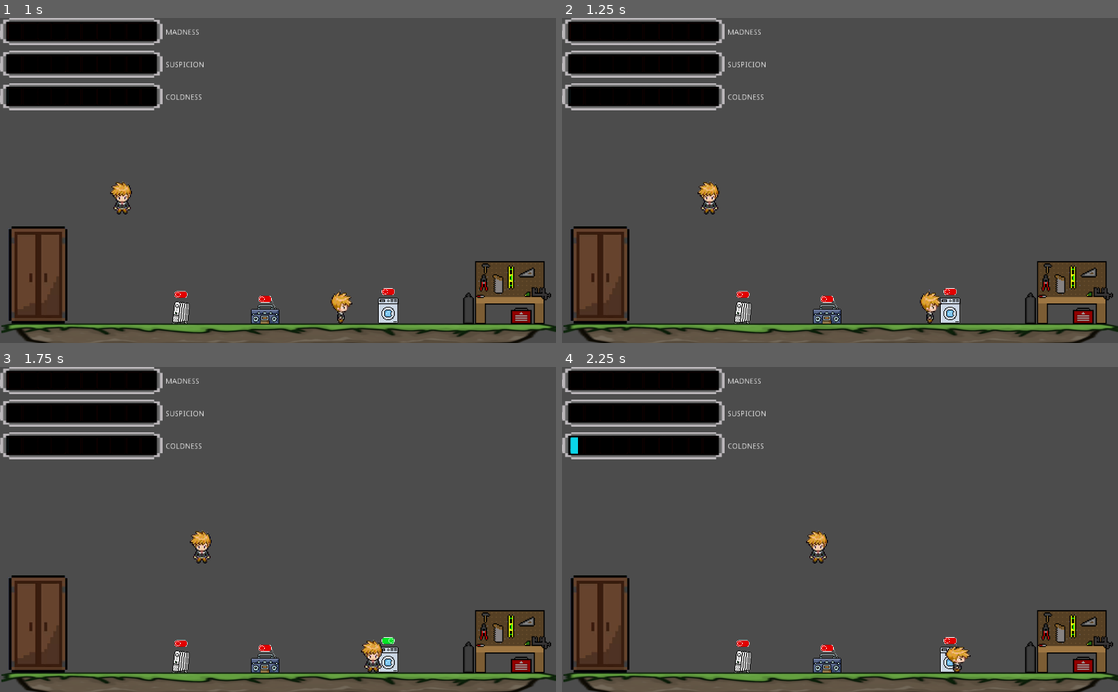
Above: before the commit, frames 1-4 (two rows, left to right).
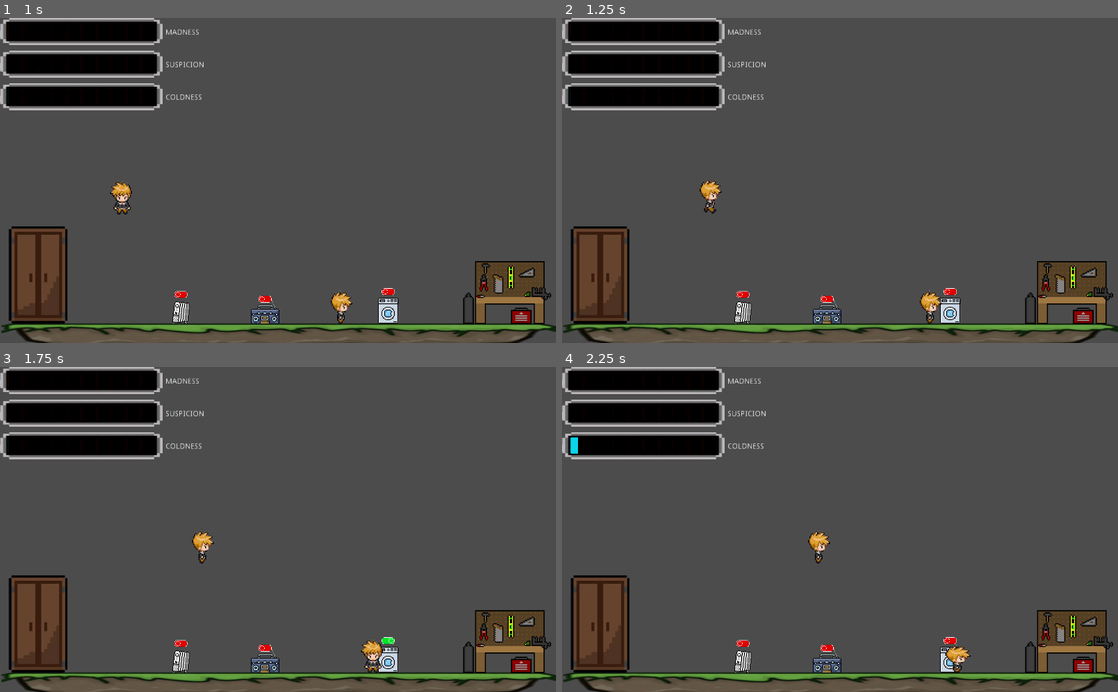
Above: after the commit, the same moments.

Repository: Gaspary23/Sombras_da_Familia
Game: Godot game, scene res://Game/Game.tscn
The game is run twice, just before and just after one commit, with the same random seed, the same clock (stepped at 60 frames per second) and the same inputs.
Inputs:
- Up to frame 1 (1 s): tap Enter at 0.5 s; hold Right (right) from 0.53 s (still down); tap E (interact) at 0.6 s
- Up to frame 2 (1.25 s): keep holding Right (right)
- Up to frame 3 (1.75 s): release Right (right) at 1.28 s; hold Down (down) from 1.28 s (still down); tap E (interact) at 1.35 s
- Up to frame 4 (2.25 s): release Down (down) at 2.03 s; hold Right (right) from 2.03 s (still down); tap E (interact) at 2.1 s

Frame 1 is identical in both runs. In frame 2, 0.2% of the frame differs, in the area x 24-29%, y 49-61%; in frame 3, 0.2%; in frame 4, 0.2%.

Commit message:
feat: NPC Animation

Diff:
--- a/NPC/NPC.gd
+++ b/NPC/NPC.gd
@@ -37,12 +37,10 @@
 				motion.x = 1
 			elif targetPos.x - position.x < 0:
 				motion.x = -1
-			else:
-				motion.x = 0
 
+			stop_close_to_target()
 			get_side_movement()
 			motion = move_and_slide(motion, Vector2.UP)
-			stop_close_to_target()
 
 		State.working: # Do work
 			yield(get_tree().create_timer(2), "timeout")
@@ -52,22 +50,23 @@
 
 
 func stop_close_to_target():
-	if((position.x < targetPos.x + 3 and position.x > targetPos.x - 3) and standBy == false):
-		currentState = State.working
-	if((position.x < targetPos.x + 3 and position.x > targetPos.x - 3) and standBy == true):
-		currentState = State.waiting
+	if(position.x < targetPos.x + 3 and position.x > targetPos.x - 3):
+		motion.x = 0
+		if (standBy):
+			currentState = State.waiting
+		else:
+			currentState = State.working
 
 
 func get_side_movement():
 	motion.x *= speed
-	# if motion.x > 0:
-	# 	sprite.play("right")
-	# elif motion.x < 0:
-	# 	sprite.play("left")
-	# else:
-	# 	sprite.stop()
-	# 	sprite.play("down")
-	# 	sprite.frame = 0
+	if motion.x > 0:
+		sprite.play("right")
+	elif motion.x < 0:
+		sprite.play("left")
+	else:
+		sprite.stop()
+		sprite.play("front")
 
 
 func set_objPos(pos: Vector2):
--- a/NPC/NPC.tscn
+++ b/NPC/NPC.tscn
@@ -8,27 +8,62 @@
 atlas = ExtResource( 2 )
 region = Rect2( 0, 0, 64, 64 )
 
-[sub_resource type="AtlasTexture" id=2]
+[sub_resource type="AtlasTexture" id=8]
 flags = 4
 atlas = ExtResource( 2 )
-region = Rect2( 64, 0, 64, 64 )
+region = Rect2( 0, 64, 64, 64 )
 
-[sub_resource type="AtlasTexture" id=3]
+[sub_resource type="AtlasTexture" id=9]
 flags = 4
 atlas = ExtResource( 2 )
-region = Rect2( 128, 0, 64, 64 )
+region = Rect2( 64, 64, 64, 64 )
 
-[sub_resource type="AtlasTexture" id=4]
+[sub_resource type="AtlasTexture" id=10]
 flags = 4
 atlas = ExtResource( 2 )
-region = Rect2( 192, 0, 64, 64 )
+region = Rect2( 128, 64, 64, 64 )
+
+[sub_resource type="AtlasTexture" id=11]
+flags = 4
+atlas = ExtResource( 2 )
+region = Rect2( 192, 64, 64, 64 )
+
+[sub_resource type="AtlasTexture" id=12]
+flags = 4
+atlas = ExtResource( 2 )
+region = Rect2( 0, 128, 64, 64 )
+
+[sub_resource type="AtlasTexture" id=13]
+flags = 4
+atlas = ExtResource( 2 )
+region = Rect2( 64, 128, 64, 64 )
+
+[sub_resource type="AtlasTexture" id=14]
+flags = 4
+atlas = ExtResource( 2 )
+region = Rect2( 128, 128, 64, 64 )
+
+[sub_resource type="AtlasTexture" id=15]
+flags = 4
+atlas = ExtResource( 2 )
+region = Rect2( 192, 128, 64, 64 )
 
 [sub_resource type="SpriteFrames" id=5]
 animations = [ {
-"frames": [ SubResource( 7 ), SubResource( 2 ), SubResource( 3 ), SubResource( 4 ) ],
+"frames": [ SubResource( 7 ) ],
 "loop": true,
-"name": "default",
-"speed": 5.0
+"name": "front",
+"speed": 15.0
+}, {
+"frames": [ SubResource( 8 ), SubResource( 9 ), SubResource( 10 ), SubResource( 11 ) ],
+"loop": true,
+"name": "left",
+"speed": 15.0
+}, {
+"frames": [ SubResource( 12 ), SubResource( 13 ), SubResource( 14 ), SubResource( 15 ) ],
+"loop": true,
+"name": "right",
+"speed": 15.0
 } ]
 
 [sub_resource type="RectangleShape2D" id=6]
@@ -40,6 +75,7 @@
 
 [node name="AnimatedSprite" type="AnimatedSprite" parent="."]
 frames = SubResource( 5 )
+animation = "front"
 
 [node name="CollisionShape2D" type="CollisionShape2D" parent="."]
 visible = false
--- a/Player/Player.gd
+++ b/Player/Player.gd
@@ -32,7 +32,6 @@
 	else:
 		sprite.stop()
 		sprite.play("down")
-		sprite.frame = 0
 
 
 func squash_and_stretch():
--- a/Player/Player.tscn
+++ b/Player/Player.tscn
@@ -8,21 +8,6 @@
 flags = 4
 atlas = ExtResource( 1 )
 region = Rect2( 0, 0, 64, 64 )
-
-[sub_resource type="AtlasTexture" id=3]
-flags = 4
-atlas = ExtResource( 1 )
-region = Rect2( 64, 0, 64, 64 )
-
-[sub_resource type="AtlasTexture" id=4]
-flags = 4
-atlas = ExtResource( 1 )
-region = Rect2( 128, 0, 64, 64 )
-
-[sub_resource type="AtlasTexture" id=5]
-flags = 4
-atlas = ExtResource( 1 )
-region = Rect2( 192, 0, 64, 64 )
 
 [sub_resource type="AtlasTexture" id=6]
 flags = 4
@@ -64,29 +49,9 @@
 atlas = ExtResource( 1 )
 region = Rect2( 192, 128, 64, 64 )
 
-[sub_resource type="AtlasTexture" id=14]
-flags = 4
-atlas = ExtResource( 1 )
-region = Rect2( 0, 192, 64, 64 )
-
-[sub_resource type="AtlasTexture" id=15]
-flags = 4
-atlas = ExtResource( 1 )
-region = Rect2( 64, 192, 64, 64 )
-
-[sub_resource type="AtlasTexture" id=16]
-flags = 4
-atlas = ExtResource( 1 )
-region = Rect2( 128, 192, 64, 64 )
-
-[sub_resource type="AtlasTexture" id=17]
-flags = 4
-atlas = ExtResource( 1 )
-region = Rect2( 192, 192, 64, 64 )
-
 [sub_resource type="SpriteFrames" id=18]
 animations = [ {
-"frames": [ SubResource( 2 ), SubResource( 3 ), SubResource( 4 ), SubResource( 5 ) ],
+"frames": [ SubResource( 2 ) ],
 "loop": true,
 "name": "down",
 "speed": 15.0
@@ -99,11 +64,6 @@
 "frames": [ SubResource( 10 ), SubResource( 11 ), SubResource( 12 ), SubResource( 13 ) ],
 "loop": true,
 "name": "right",
-"speed": 15.0
-}, {
-"frames": [ SubResource( 14 ), SubResource( 15 ), SubResource( 16 ), SubResource( 17 ) ],
-"loop": true,
-"name": "up",
 "speed": 15.0
 } ]
 
--- a/project.godot
+++ b/project.godot
@@ -7,16 +7,6 @@
 ;   param=value ; assign values to parameters
 
 config_version=4
-
-_global_script_classes=[ {
-"base": "KinematicBody2D",
-"class": "Player",
-"language": "GDScript",
-"path": "res://Player/Player.gd"
-} ]
-_global_script_class_icons={
-"Player": ""
-}
 
 [application]
 
Not shown: 1 places in NPC/NPC.tscn that only renumber resources
Not shown: 1 places in Player/Player.tscn that only renumber resources
